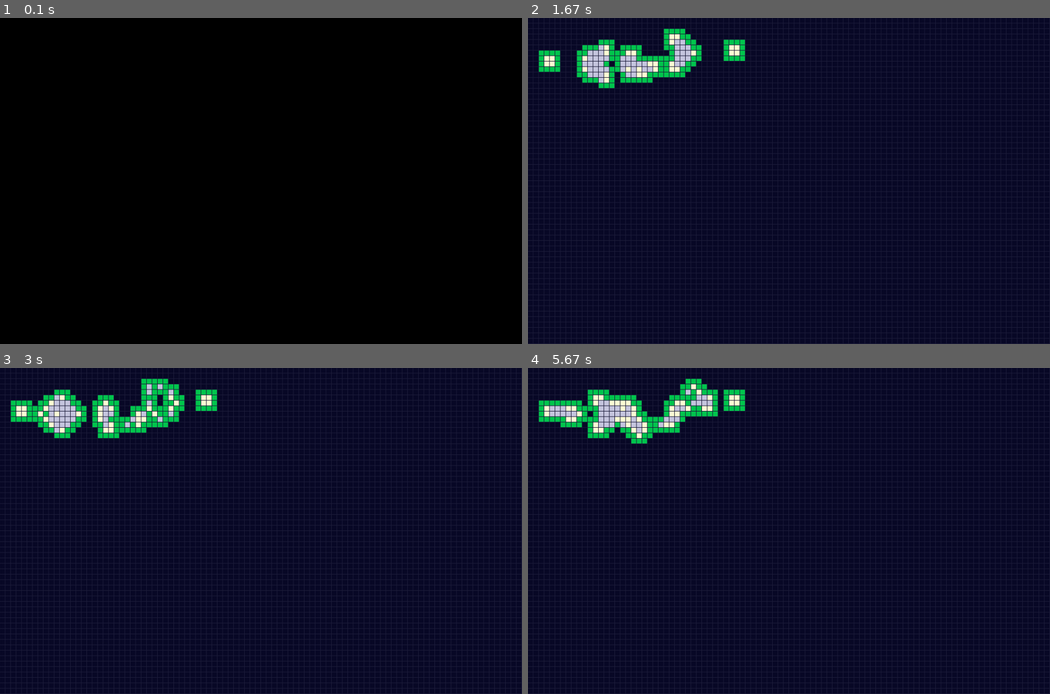
Above: before the commit, frames 1-4 (two rows, left to right).
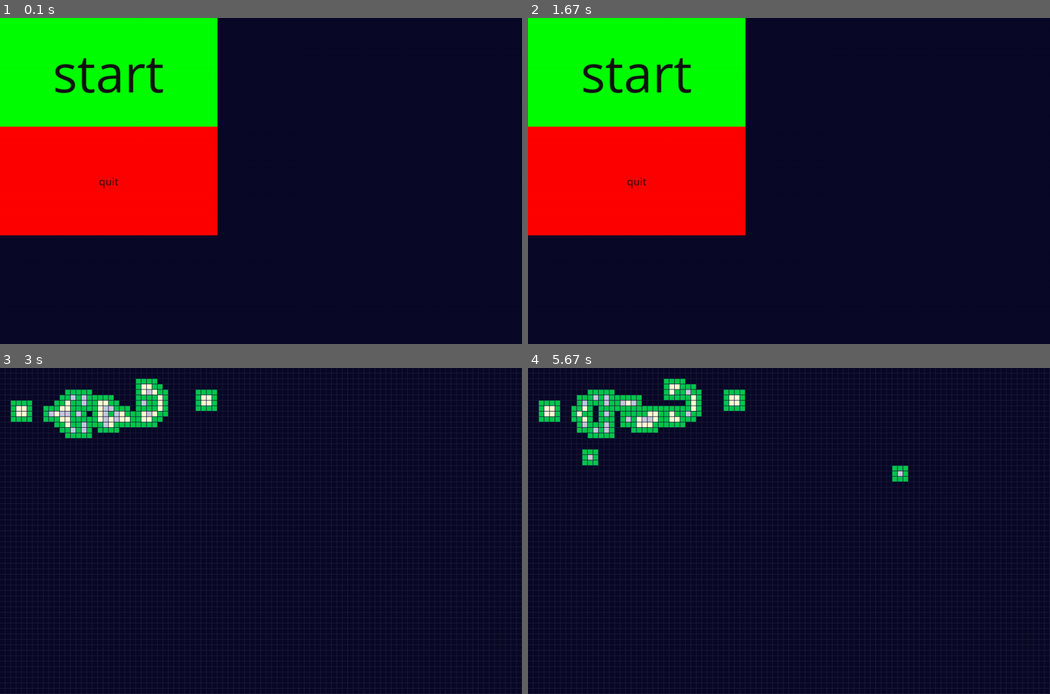
Above: after the commit, the same moments.

Repository: Almond0629/Conways-Game-of-Life
Game: pygame game, started from main.py
The game is run twice, just before and just after one commit, with the same random seed, the same clock (stepped at 60 frames per second) and the same inputs.
Inputs (mouse positions are in pixels of both pictures, inside the frame that each line leads up to):
- Up to frame 1 (0.1 s): no input
- Up to frame 2 (1.67 s): click (789, 181) at 0.38 s
- Up to frame 3 (3 s): click (125, 410) at 1.72 s; click (135, 465) at 2.1 s
- Up to frame 4 (5.67 s): tap Space at 3.33, 5.37 s; move the mouse to (590, 459) at 3.97 s; click (590, 459) at 4.23 s; move the mouse to (898, 472) at 4.63 s; click (898, 472) at 4.9 s; click (637, 469) at 5.6 s

The runs differ from the first frame. In frame 1, 100% of the frame differs, in the area x 0-100%, y 0-100%; in frame 2, 28%; in frame 3, 2.3%; in frame 4, 2.9%.

Commit message:
我電腦沒有辦法處理鍵盤輸入，那個部分可能要你們幫忙 我新增了button的class，在main的地方已經有放兩個很醜的測試用的按鈕，可以用那個下去改

Diff:
--- /dev/null
+++ b/button.py
@@ -0,0 +1,26 @@
+import pygame
+from constant import *
+
+class button:
+    def __init__(self, x, y, wx, wy, col, text: str, fontsize):
+        self.x = x
+        self.y = y
+        self.wx = wx
+        self.wy = wy
+        self.col = col
+        self.text = text
+        self.font = pygame.font.SysFont(fonttype, fontsize)
+        self.surface = pygame.Surface((self.wx, self.wy))
+        self.rect = pygame.Rect(self.x, self.y, self.wx, self.wy)
+        self.surf = self.font.render(self.text, True, (20, 20, 20))
+        self.surface.fill(col)
+        self.surface.blit(self.surf, [
+            self.rect.width/2 - self.surf.get_rect().width/2,
+            self.rect.height/2 - self.surf.get_rect().height/2
+        ])
+
+    def draw(self, surface):
+        surface.blit(self.surface, self.rect)
+
+    def on(self, pos):
+        return self.x <= pos[0] <= (self.x + self.wx) and self.y <= pos[1] <= (self.y + self.wy)
--- a/constant.py
+++ b/constant.py
@@ -3,4 +3,6 @@
 col_background = (10, 10, 40) #背景色
 col_grid = (30, 30, 60) #格線顏色
 col_neighbor = (0, 200, 80) #綠色範圍表示區塊間互相影響
-FPS = 5
+col_text = '#FFFFFF' #按鈕上字的顏色
+fonttype = 'Comic Sans MS' #按鈕字型
+FPS = 5 #幀率
--- a/main.py
+++ b/main.py
@@ -3,6 +3,7 @@
 import init #初始化
 import modify #修改
 import update #包含更新跟畫上格子
+from button import button
 
 def main(dimx, dimy, cellsize):
     pygame.init()
@@ -11,30 +12,51 @@
     cells = init.init(dimx, dimy)
     clock = pygame.time.Clock()
     running = 1 #暫停狀態，預設1=運行
+    status = "main" #status: main(menu), run, settings，預設為起始畫面
+    start_button = button(0, 0, 400, 200, '#00FF00', 'start', 100) #測試用起始按鈕
+    quit_button = button(0, 200, 400, 200, '#FF0000', 'quit', 20) #測試用結束按鈕
+
     while True:
-        for event in pygame.event.get():
-            # print(event.type)
-            if event.type == pygame.QUIT:
-                pygame.quit()
-                return 0
+        if status == "main":
+            for event in pygame.event.get():
+                if event.type == pygame.QUIT:
+                    pygame.quit()
+                    return 0
+                elif event.type == pygame.MOUSEBUTTONDOWN:
+                    mouse_pos = pygame.mouse.get_pos()
+                    if start_button.on(mouse_pos):
+                        print("run")
+                        status = "run"
+                    elif quit_button.on(mouse_pos):
+                        pygame.quit()
+                        return 0
+            surface.fill(col_background)
+            start_button.draw(surface)
+            quit_button.draw(surface)
+            pygame.display.update()
+        elif status == "run":
+            for event in pygame.event.get():
+                # print(event.type)
+                if event.type == pygame.QUIT:
+                    pygame.quit()
+                    return 0
 
-            if event.type == 768:
-                # keys = pygame.key.get_pressed()
-                # if keys[pygame.K_SPACE]:
-                running = 0 if running else 1
+                if event.type == 768:
+                    # keys = pygame.key.get_pressed()
+                    # if keys[pygame.K_SPACE]:
+                    running = 0 if running else 1
 
-            if event.type == pygame.MOUSEBUTTONDOWN: #點擊方格修改
-                mouse_pos = pygame.mouse.get_pos()
-                if modify.mouse_on_grid(mouse_pos, dimx, dimy, cellsize):
-                    modify.modify(mouse_pos, cells, cellsize)
-        clock.tick(FPS) #固定幀率
-        surface.fill(col_grid)
-        if running:
-            cells = update.update(surface, cells, dimx, dimy, cellsize, running) #如果沒有暫停的話就修改
-        update.draw(surface, cells, dimx, dimy, cellsize)
-        pygame.display.update()
-        # pygame.draw.rect(surface, col_background, (1*cellsize, dimy * cellsize + 1*cellsize, 2*cellsize, 1.5*cellsize))
-
+                if event.type == pygame.MOUSEBUTTONDOWN: #點擊方格修改
+                    mouse_pos = pygame.mouse.get_pos()
+                    if modify.mouse_on_grid(mouse_pos, dimx, dimy, cellsize):
+                        modify.modify(mouse_pos, cells, cellsize)
+            clock.tick(FPS) #固定幀率
+            surface.fill(col_grid)
+            if running:
+                cells = update.update(surface, cells, dimx, dimy, cellsize, running) #如果沒有暫停的話就修改
+            update.draw(surface, cells, dimx, dimy, cellsize)
+            # pygame.draw.rect(surface, col_background, (1*cellsize, dimy * cellsize + 1*cellsize, 2*cellsize, 1.5*cellsize))
+            pygame.display.update()
 
 if __name__ == '__main__':
     main(96, 60, 10)
--- a/modify.py
+++ b/modify.py
@@ -3,7 +3,7 @@
 from constant import *
 
 def mouse_on_grid(mouse_pos, dimx, dimy, cellsize):
-    return mouse_pos[0] > 0 and mouse_pos[0] < dimx * cellsize and mouse_pos[1] > 0 and mouse_pos[1] < dimy * cellsize
+    return dimx * cellsize > mouse_pos[0] > 0 and dimy * cellsize > mouse_pos[1] > 0
 
 def modify(mouse_pos, cells, cellsize):
     cell_pos = (mouse_pos[1] // cellsize, mouse_pos[0] // cellsize)
